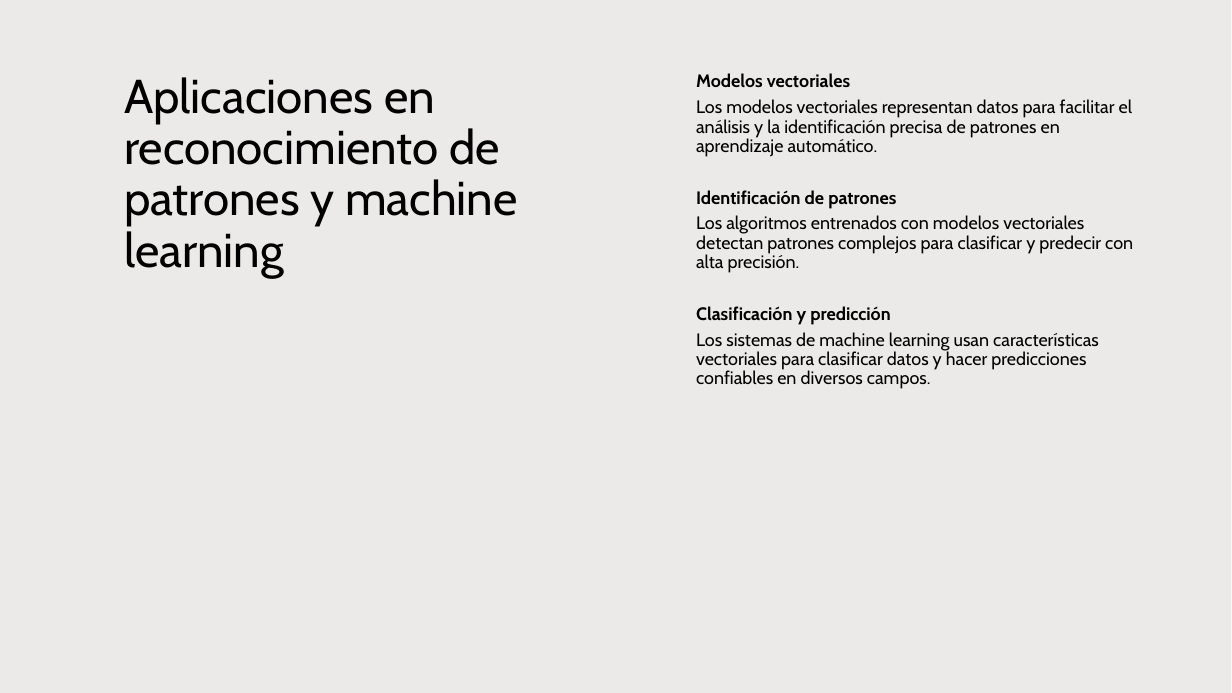
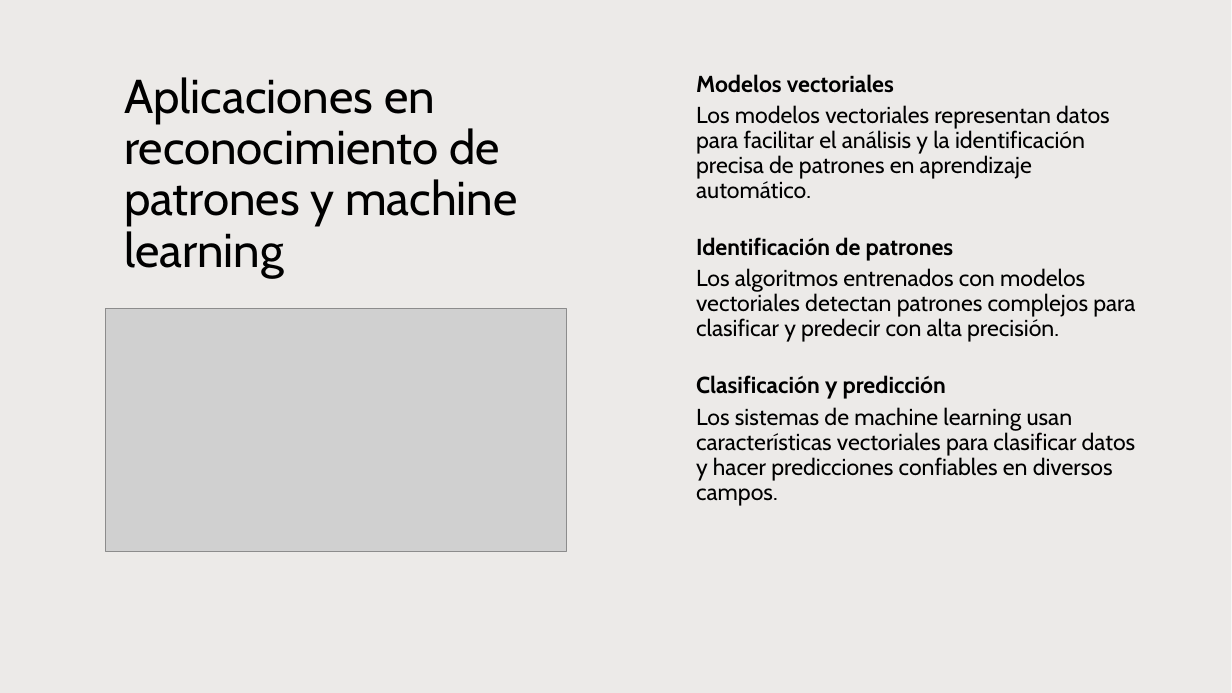
Before and after one commit to luisgg121/ML-Actividad-02, a slide deck: slide 15 of Infografía sobre Tipos de Modelos Vectoriales y sus aplicaciones.pptx. Drawn at 1232x693 pixels with LibreOffice and Linux fonts; fonts in the diff are those of the drawing; grey boxes stand for pictures. Boxes give left, top, right and bottom in pixels: in the first picture for what was removed or moved away, otherwise in the second. Text is boxed around its words. In the diff, an @@ line names an element or a change of style, - is before the commit and + after.

```diff
--- a/Infografía sobre Tipos de Modelos Vectoriales y sus aplicaciones.pptx
+++ b/Infografía sobre Tipos de Modelos Vectoriales y sus aplicaciones.pptx
@@ text "Modelos vectoriales" at [696, 74, 1136, 506]: size 14 to 18 pt @@
@@ picture added at [105, 309, 566, 552] @@
```
Also in this commit, not shown: 4 other slides changed, 3 other files.
